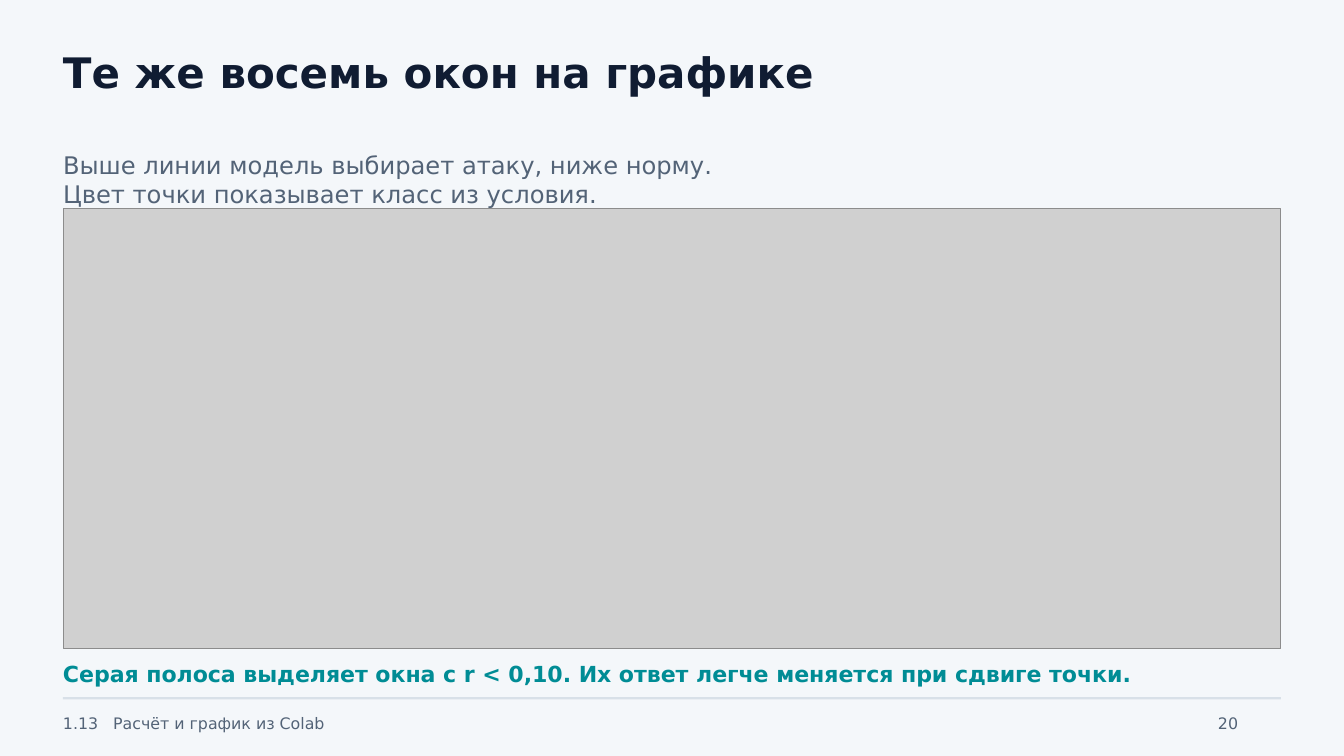
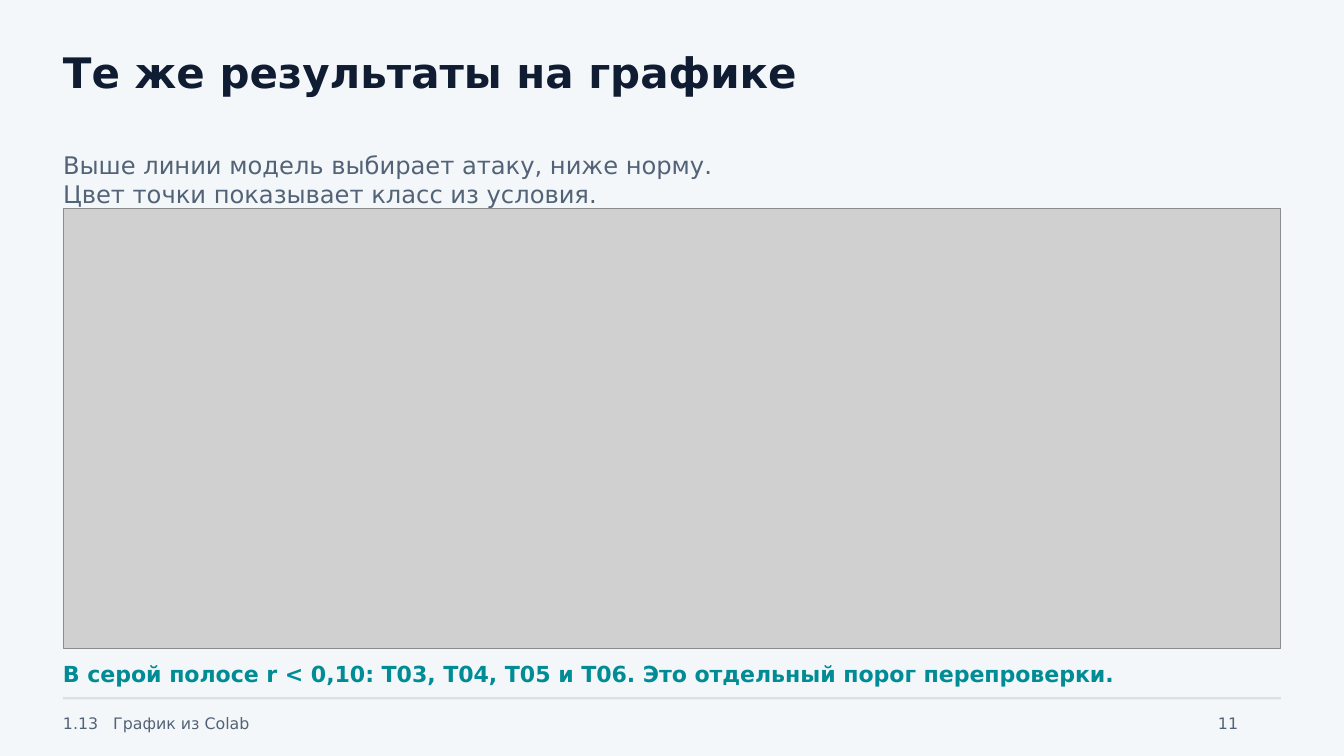
Before and after one commit to johnnilson664-sys/gis, a slide deck: slide 11 of presentations/1.13-etalony-otstupy/Etalony_otstupy_SYN_flood.pptx (slide 20 before the commit). Drawn at 1344x756 pixels with LibreOffice and Linux fonts; fonts in the diff are those of the drawing; grey boxes stand for pictures. Boxes give left, top, right and bottom in pixels: in the first picture for what was removed or moved away, otherwise in the second. Text is boxed around its words. In the diff, an @@ line names an element or a change of style, - is before the commit and + after.

```diff
--- a/presentations/1.13-etalony-otstupy/Etalony_otstupy_SYN_flood.pptx
+++ b/presentations/1.13-etalony-otstupy/Etalony_otstupy_SYN_flood.pptx
@@ text at [63, 56, 796, 97]: text changed @@
-Те же восемь окон на графике
+Те же результаты на графике
@@ text at [63, 665, 1114, 687]: text changed @@
-Серая полоса выделяет окна с r < 0,10. Их ответ легче меняется при сдвиге точки.
+В серой полосе r < 0,10: T03, T04, T05 и T06. Это отдельный порог перепроверки.
@@ text at [63, 717, 250, 733]: text changed @@
-1.13 Расчёт и график из Colab
+1.13 График из Colab
@@ text at [1218, 717, 1238, 729]: text changed @@
-20
+11
```
Also in this commit, not shown: 8 other slides changed, 4 slides added, 15 slides removed, 5 other files.
